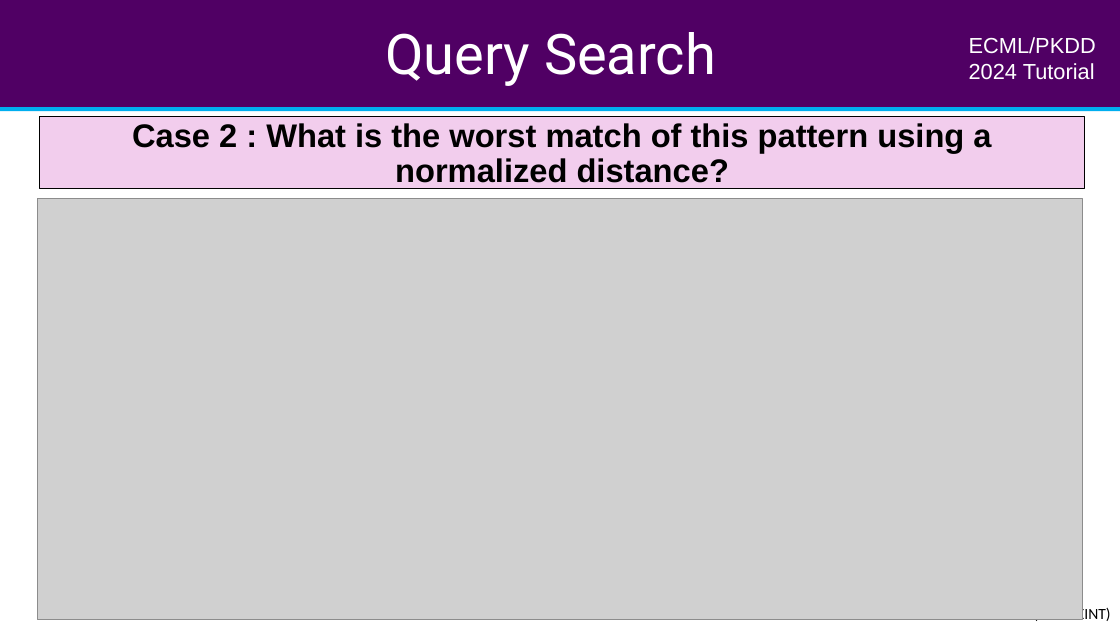
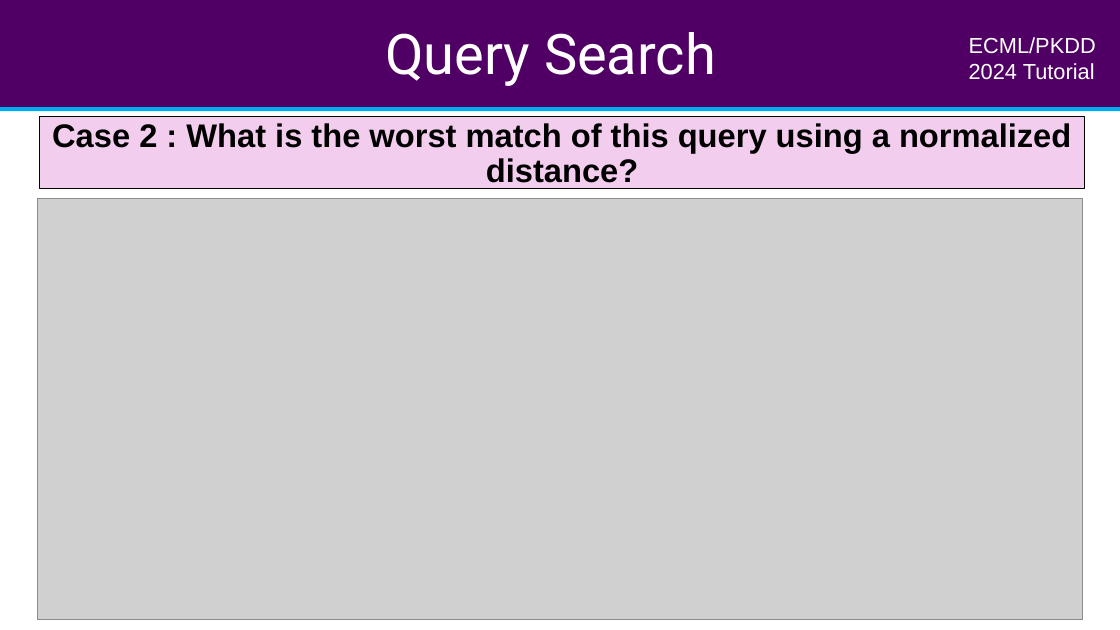
Before and after one commit to aeon-toolkit/aeon-tutorials, a slide deck: slide 8 of ECML-2024/Slides/part4_similarity_search.pptx. Drawn at 1120x630 pixels with LibreOffice and Linux fonts; fonts in the diff are those of the drawing; grey boxes stand for pictures. Boxes give left, top, right and bottom in pixels: in the first picture for what was removed or moved away, otherwise in the second. Text is boxed around its words. In the diff, an @@ line names an element or a change of style, - is before the commit and + after.

```diff
--- a/ECML-2024/Slides/part4_similarity_search.pptx
+++ b/ECML-2024/Slides/part4_similarity_search.pptx
@@ text in rectangle at (52, 123, 1071, 183): text changed @@
-Case 2 : What is the worst match of this pattern using a normalized distance?
+Case 2 : What is the worst match of this query using a normalized distance?
@@ rectangle added at (832, 604, 1120, 628), fill #FFFFFF, outline #FFFFFF 2 pt @@
```
Also in this commit, not shown: 20 other slides changed, 1 slide added.
